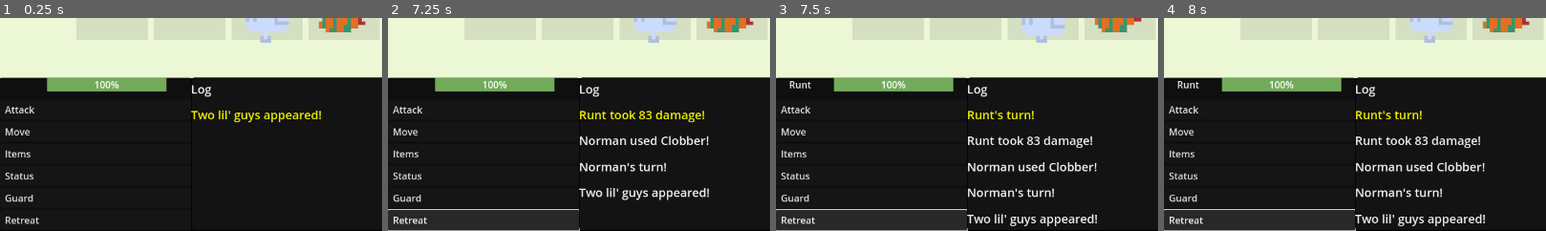
Above: before the commit, frames 1-4 (left to right).
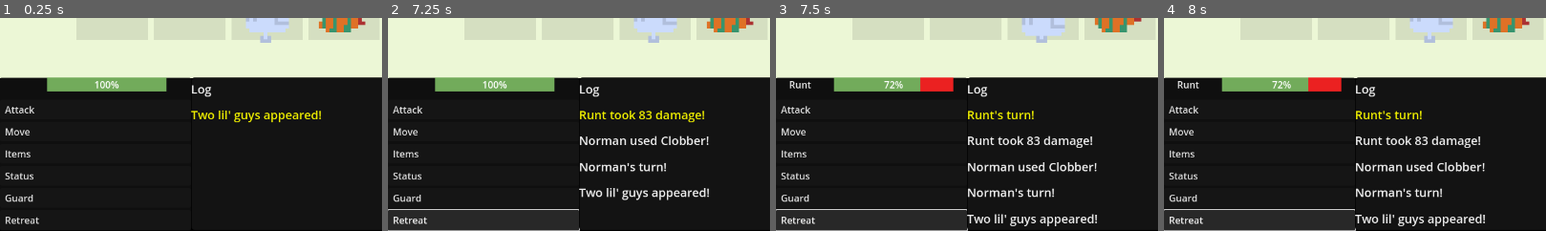
Above: after the commit, the same moments.

Repository: SamShubitz1/WorkingTitle
Game: Godot game, scene res://Scenes/Battle/Battle/battle_scene.tscn
The game is run twice, just before and just after one commit, with the same random seed, the same clock (stepped at 60 frames per second) and the same inputs. This scene is started directly instead of the project's main scene.
Inputs:
- Up to frame 1 (0.25 s): no input
- Up to frame 2 (7.25 s): click "Attack" at 0.5 s; click "Move" at 1.25 s; click "Items" at 2 s; click "Status" at 2.75 s; click "Guard" at 3.5 s; click "Retreat" at 4.25 s; tap Enter (ui_accept) at 5, 5.27, 6.02 s; hold Right (ui_right) 5.03-5.78 s; tap E (navigate_log) at 5.1, 6.6 s; hold Q (go_back) 5.78-6.53 s; tap P (testbutton) at 5.85 s; hold Right (ui_right) from 6.53 s (still down)
- Up to frame 3 (7.5 s): release Right (ui_right) at 7.28 s; hold S (navigate_forward) from 7.28 s (still down); tap P (testbutton) at 7.35 s
- Up to frame 4 (8 s): keep holding S (navigate_forward); tap Enter (ui_accept) at 7.52 s
The pictures show only the part of the screen within x 0-50%, y 50-100%; the shares and areas given below are measured in that part.

Frames 1-2 are identical in both runs. In frame 3, 0.7% of the frame differs, in the area x 27-47%, y 27-35%; in frame 4, 0.7%.

Commit message:
display health updates

Diff:
--- a/Scenes/Battle/Battle/battle_controller.gd
+++ b/Scenes/Battle/Battle/battle_controller.gd
@@ -3,6 +3,7 @@
 @onready var game_controller = get_tree().current_scene
 @onready var dialog_box = $"../BattleMenu/DialogBox/BattleLog".get_children().slice(1)
 @onready var cursor = $"../BattleMenu/Cursor"
+@onready var display_health = $"../BattleMenu/MainMenu/Menu/CharPanel/Health"
 
 @onready var char_name_label = $"../BattleMenu/MainMenu/Menu/CharPanel/NameLabel"
 @onready var items_node = $"../BattleMenu/ItemsMenu"
@@ -342,6 +343,7 @@
 func update_ui() -> void:
 	if current_player.alliance == GameData.Alliance.HERO:
 		char_name_label.text = current_player.name
+		update_display_health()
 
 		var abilities_buttons = abilities_node.get_child(0).get_children().slice(3)
 		for i in range(abilities_buttons.size()):
@@ -357,6 +359,10 @@
 			else:
 				items_buttons[i].text = "-"
 
+func update_display_health() -> void:
+	display_health.max_value = current_player.health_bar.max_value
+	display_health.value = current_player.health_bar.value
+
 func initialize_battle() -> void:
 	dialog = dialog_box[0]
 	build_characters()
